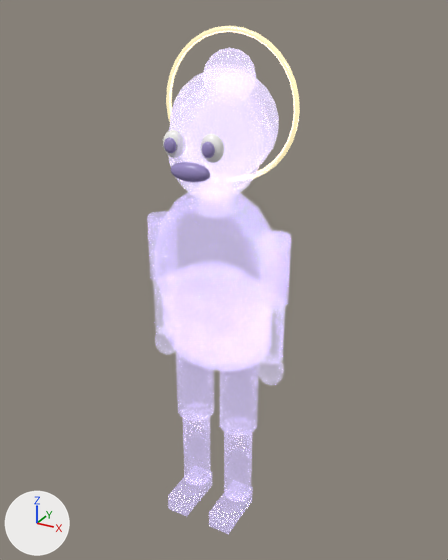
Before and after pictures for a commit that changed the glTF model web/public/models/advisor.glb.
Both versions are drawn from a camera (50 mm lens) standing at (1.256, -2.212, 2.357) and looking at (0.0, 0.072, 1.215). Every picture has the same lights, and +X, +Y and +Z are marked at lower left. The picture after the commit comes second. Vertices at exactly the same position are counted once.

The first picture shows 'advisor_body'.
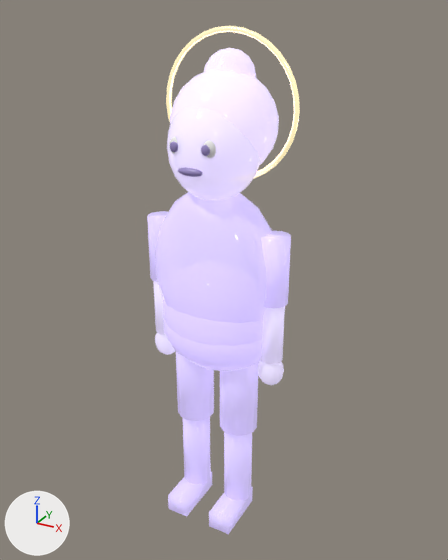
Changed parts and their boxes (x1, y1, x2, y2) in the pictures (448 x 560 px; the box of a moved part takes in the faces that stretch with it):
'advisor_body', surface changed, reshaped: (147, 26, 300, 534) in both
part 1 of me_sphere, moved or reshaped: before (163, 130, 178, 158); after (169, 137, 177, 154)
part 2 of me_sphere, moved or reshaped: before (203, 134, 224, 163); after (204, 140, 216, 158)
part 3 of me_sphere, moved or reshaped: before (164, 137, 215, 182); after (170, 141, 210, 170)

What changed in the scene script:
```text
Change mat_glasstop:
    mat_glasstop.roughness: 0.05 -> 0.1
    mat_glasstop.alpha: 0.55 -> 0.78
    mat_glasstop.transmission_weight: 0.9 -> 0.25
Change mat_glassskin:
    mat_glassskin.alpha: 0.5 -> 0.82
    mat_glassskin.transmission_weight: 0.9 -> 0.25
Change mat_glasshair:
    mat_glasshair.alpha: 0.6 -> 0.85
    mat_glasshair.transmission_weight: 0.8 -> 0.2
Change me_sphere:
    used by ob_advisor_body; location = (0.0, 0.0, 0.0)
    remove me_sphere.from_pydata(...)  # 2216 vertices, 4336 faces; spans x -0.34..0.34, y -0.23..0.31, z 0.0..2.29
    add me_sphere.from_pydata(...)  # 2216 vertices, 4336 faces; spans x -0.34..0.34, y -0.22..0.31, z 0.0..2.29
    me_sphere part 1: the loose piece of 100 vertices spanning x -0.13..-0.04, y -0.2..-0.15, z 1.82..1.92 is scaled about its middle by (0.68, 0.618, 0.68), then moved by (0.01, -0.01, 0.0)
    me_sphere part 2: the loose piece of 100 vertices spanning x 0.04..0.13, y -0.2..-0.15, z 1.82..1.92 is scaled about its middle by (0.68, 0.618, 0.68), then moved by (-0.02, -0.01, 0.0)
    me_sphere part 3: 230 of 2216 vertices moved; they spanned x -0.11..0.11, y -0.23..-0.17, z 1.74..1.9 and now span x -0.09..0.09, y -0.22..-0.18, z 1.76..1.89; mean shift (0.0, 0.0, 0.0); largest move (0.0, -0.2, 1.74) -> (0.01, -0.19, 1.79)
```
